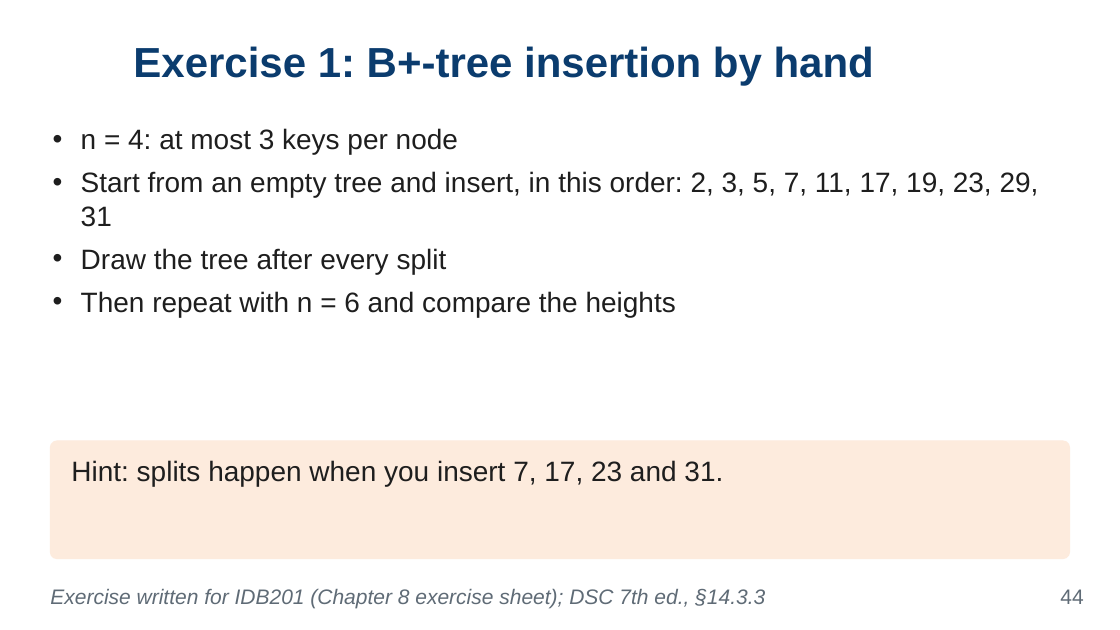
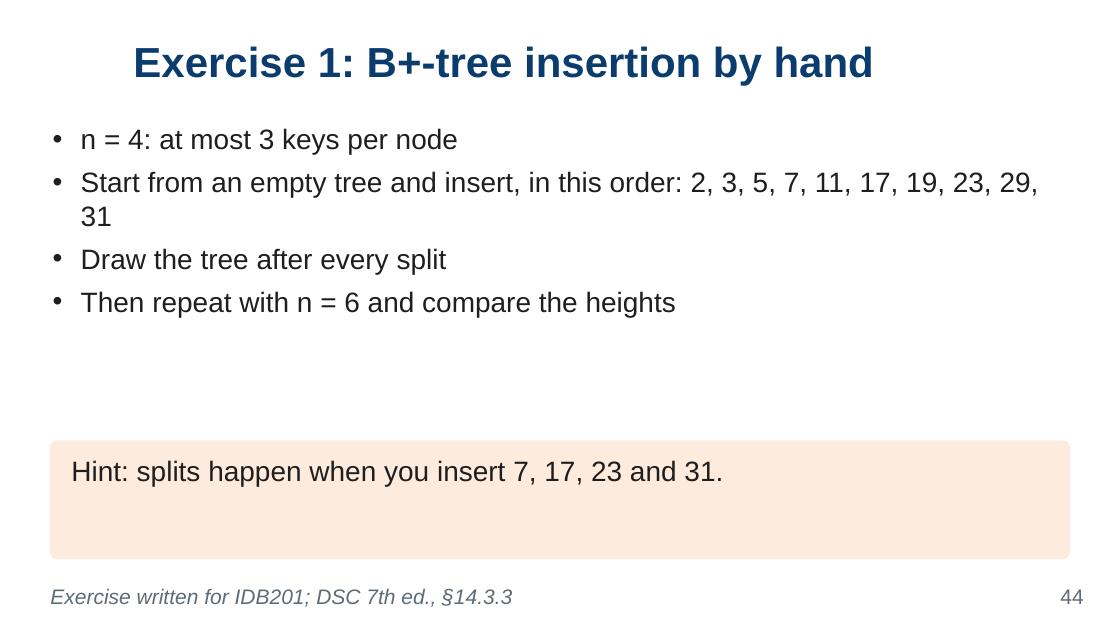
Before and after one commit to VanTTN2/IDB202, a slide deck: slide 44 of IDB201_ket-qua-sua_lan1_1/6_slides/Chapter_8.pptx. Drawn at 1120x630 pixels with LibreOffice and Linux fonts; fonts in the diff are those of the drawing; background and template pictures are left out. Boxes give left, top, right and bottom in pixels: in the first picture for what was removed or moved away, otherwise in the second. Text is boxed around its words. In the diff, an @@ line names an element or a change of style, - is before the commit and + after.

```diff
--- a/IDB201_ket-qua-sua_lan1_1/6_slides/Chapter_8.pptx
+++ b/IDB201_ket-qua-sua_lan1_1/6_slides/Chapter_8.pptx
@@ text at <box>50,589,512,607</box>: text changed @@
-Exercise written for IDB201 (Chapter 8 exercise sheet); DSC 7th ed., §14.3.3
+Exercise written for IDB201; DSC 7th ed., §14.3.3
```
Also in this commit, not shown: 3 other slides changed, 46 other files.
